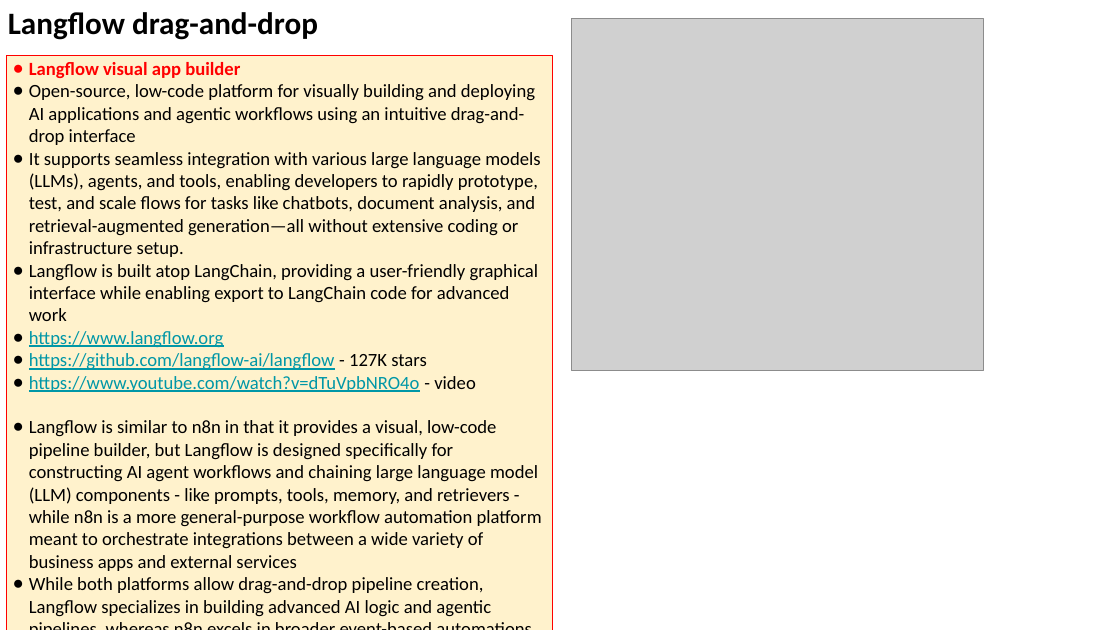
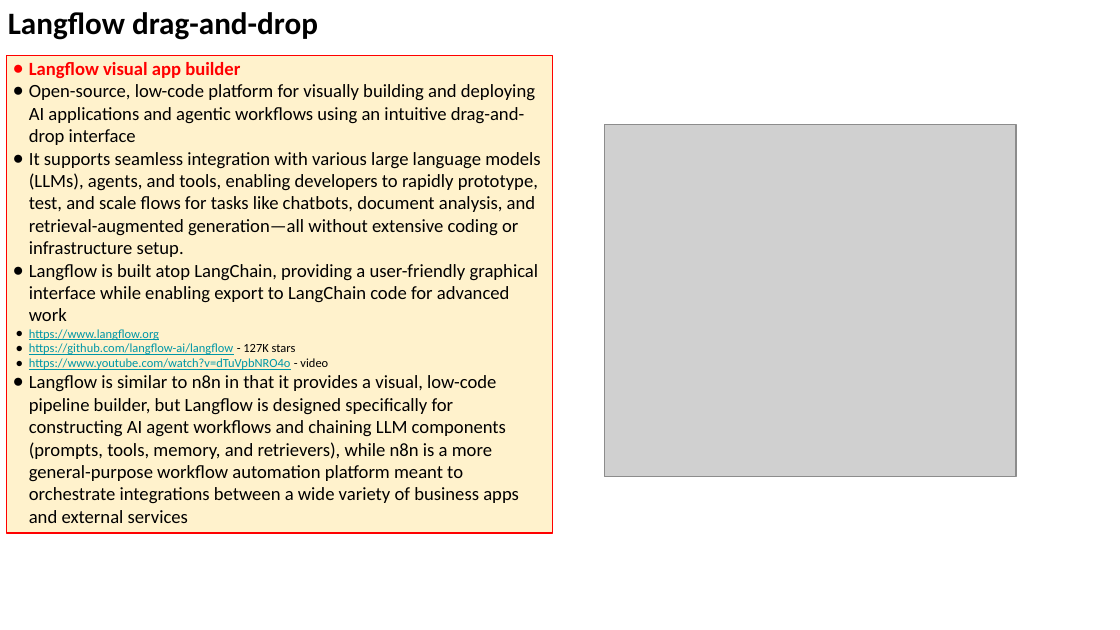
Before and after one commit to lselector/seminar, a slide deck: slide 11 of 2025/2025-10-10-AI-Updates.pptx. Drawn at 1120x630 pixels with LibreOffice and Linux fonts; fonts in the diff are those of the drawing; grey boxes stand for pictures. Boxes give left, top, right and bottom in pixels: in the first picture for what was removed or moved away, otherwise in the second. Text is boxed around its words. In the diff, an @@ line names an element or a change of style, - is before the commit and + after.

Commit message:
update

```diff
--- a/2025/2025-10-10-AI-Updates.pptx
+++ b/2025/2025-10-10-AI-Updates.pptx
@@ rectangle "Langflow visual app builder": place and size @@
-rectangle "Langflow visual app builder" at [7, 56, 553, 630]
+rectangle "Langflow visual app builder" at [7, 56, 553, 533]
@@ picture: place and size @@
-picture at [571, 19, 983, 371]
+picture at [604, 124, 1016, 476]
@@ text in rectangle at [29, 329, 328, 370]: size 12 to 8 pt in "https://www.langflow.org", "https://github.com/langflow-ai/langflow - 127K stars", "https://www.youtube.com/watch?v=dTuVpbNRO4o - video"; indent changed @@
@@ text in rectangle at [29, 375, 519, 523]: text changed @@
-● Langflow is similar to n8n in that it provides a visual, low-code pipeline builder, but Langflow is designed specifically for constructing AI agent workflows and chaining large language model (LLM) components - like prompts, tools, memory, and retrievers - while n8n is a more general-purpose workflow automation platform meant to orchestrate integrations between a wide variety of business apps and external services
-● While both platforms allow drag-and-drop pipeline creation, Langflow specializes in building advanced AI logic and agentic pipelines, whereas n8n excels in broader event-based automations with hundreds of app integrations, making them complementary for certain use-cases.
+● Langflow is similar to n8n in that it provides a visual, low-code pipeline builder, but Langflow is designed specifically for constructing AI agent workflows and chaining LLM components (prompts, tools, memory, and retrievers), while n8n is a more general-purpose workflow automation platform meant to orchestrate integrations between a wide variety of business apps and external services
```
